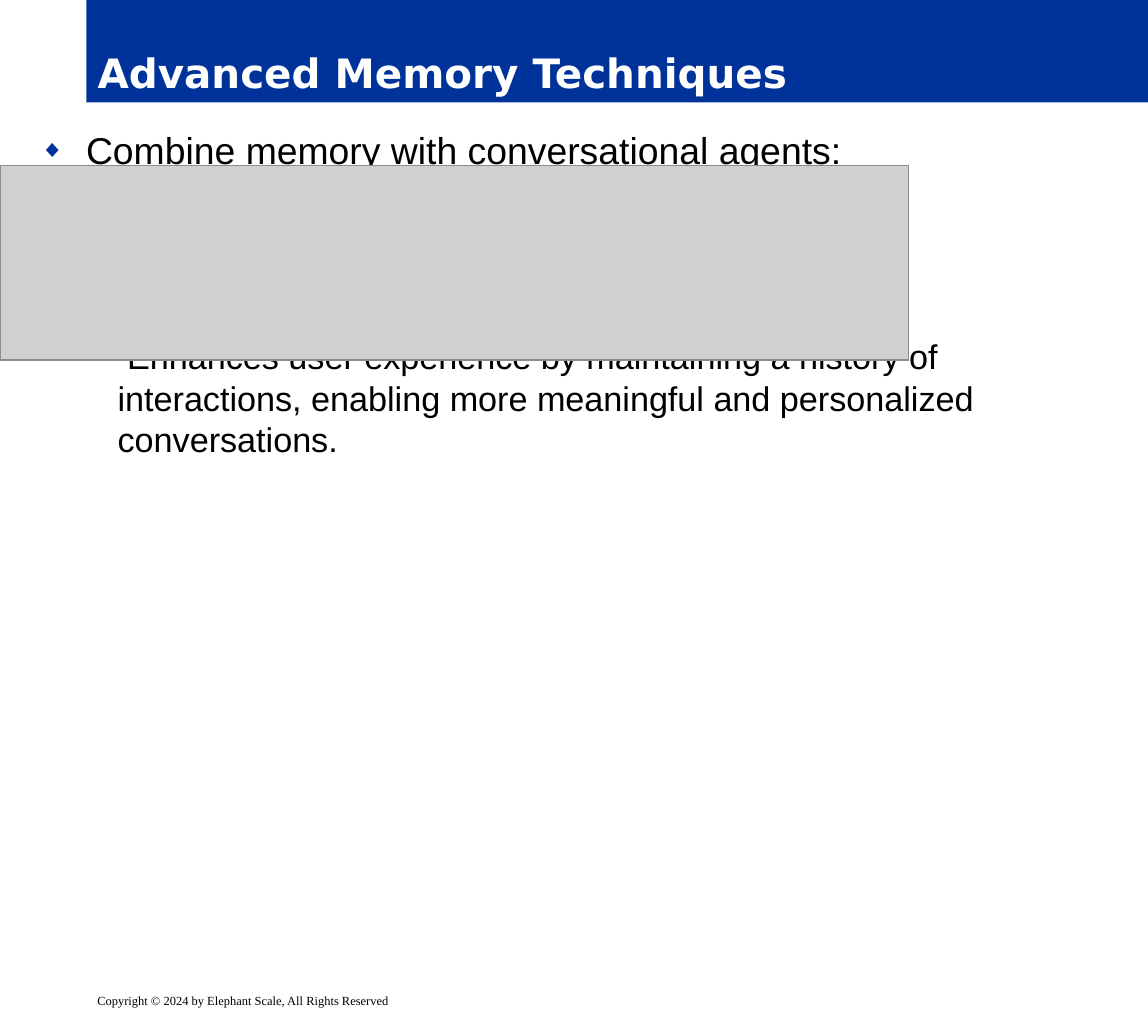
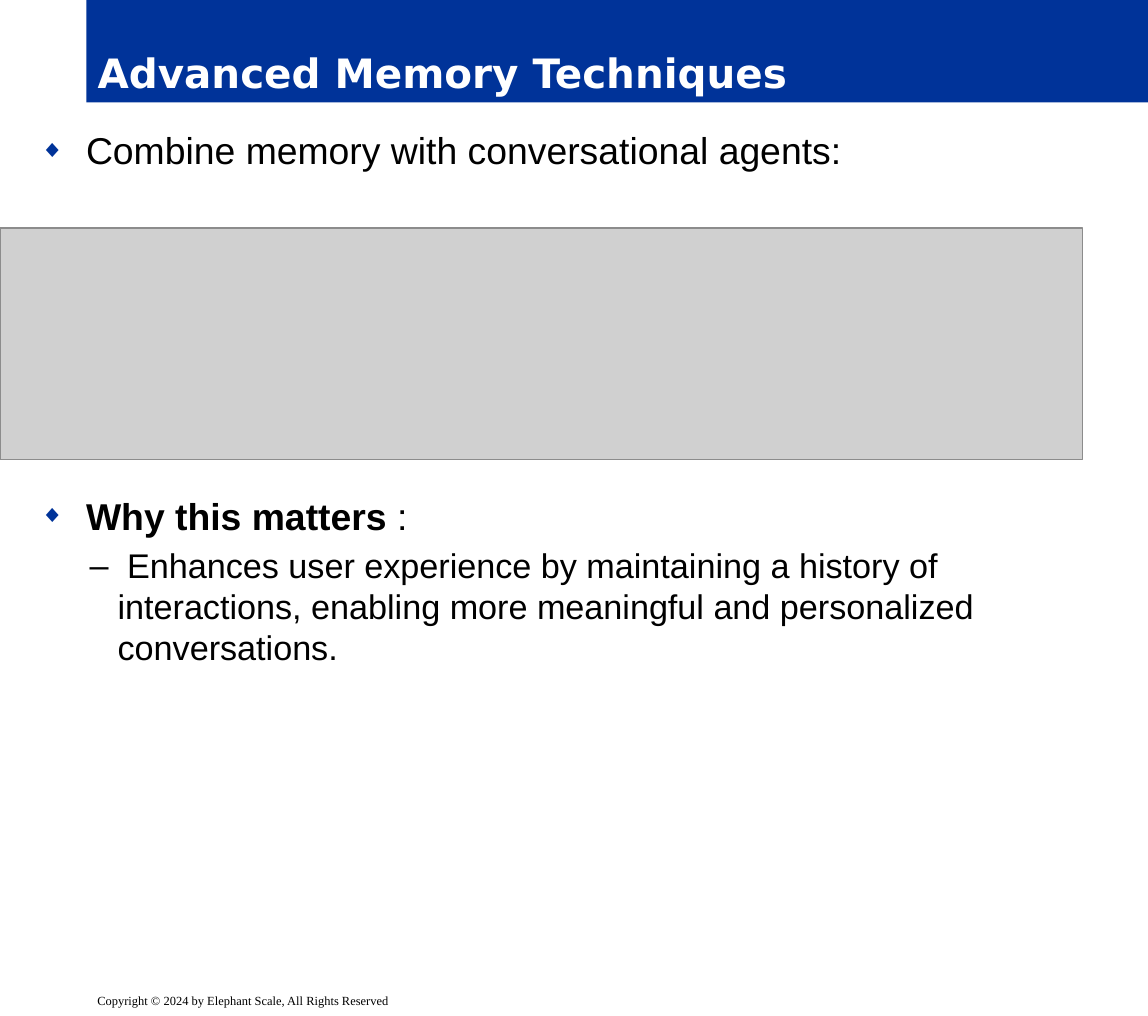
Before and after one commit to elephantscale/es-training-new, a slide deck: slide 13 of building-ai-applications/ready/04__Langchain.pptx. Drawn at 1148x1016 pixels with LibreOffice and Linux fonts; fonts in the diff are those of the drawing; grey boxes stand for pictures; background and template pictures are left out. Boxes give left, top, right and bottom in pixels: in the first picture for what was removed or moved away, otherwise in the second. Text is boxed around its words. In the diff, an @@ line names an element or a change of style, - is before the commit and + after.

```diff
--- a/building-ai-applications/ready/04__Langchain.pptx
+++ b/building-ai-applications/ready/04__Langchain.pptx
@@ text "Combine memory with conversational agents:" rewrapped from <box>86,137,974,453</box> to <box>86,137,974,661</box> @@
@@ picture: place and size @@
-picture at <box>0,166,908,361</box>
+picture at <box>0,228,1083,460</box>
```
Also in this commit, not shown: 10 other slides changed.
